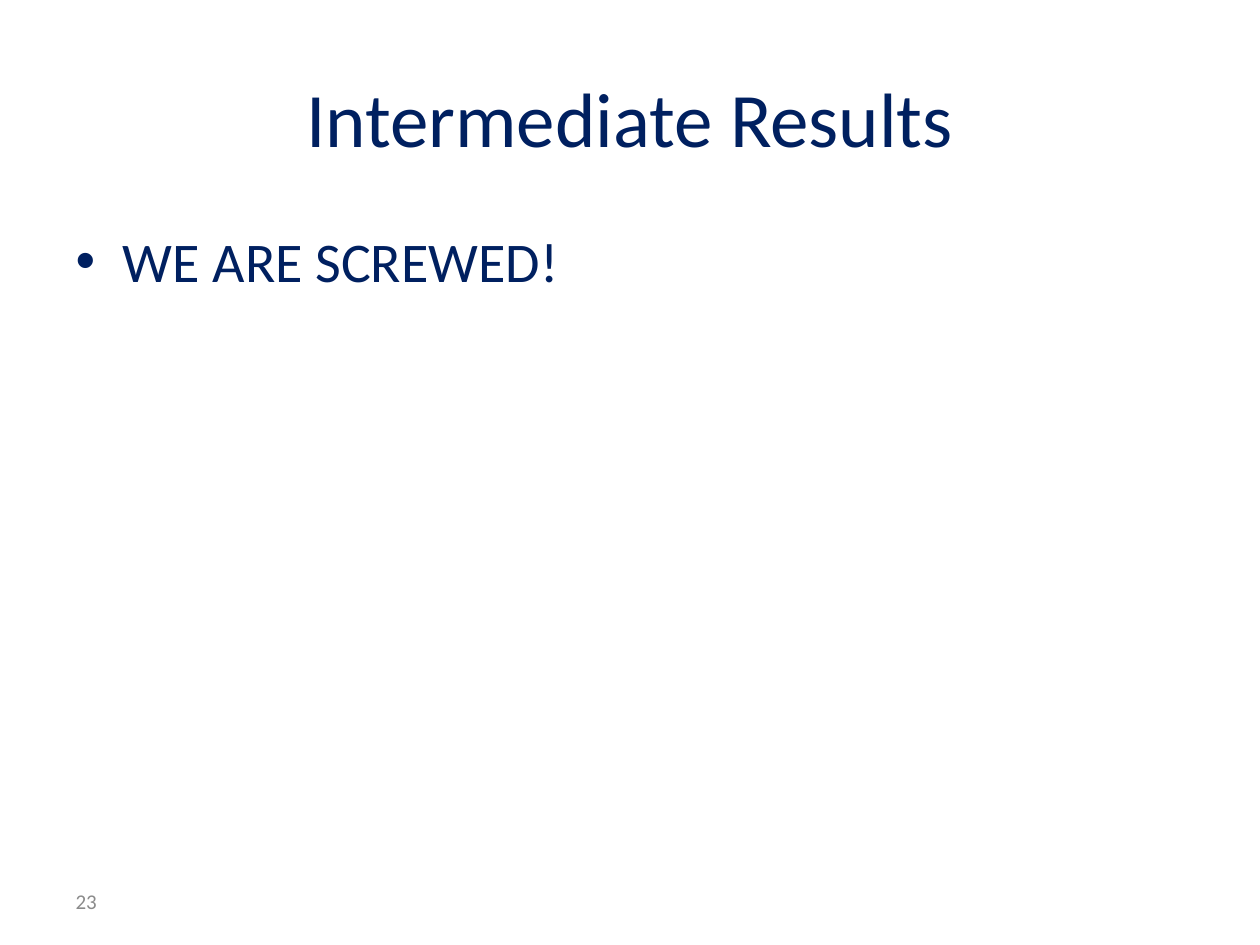
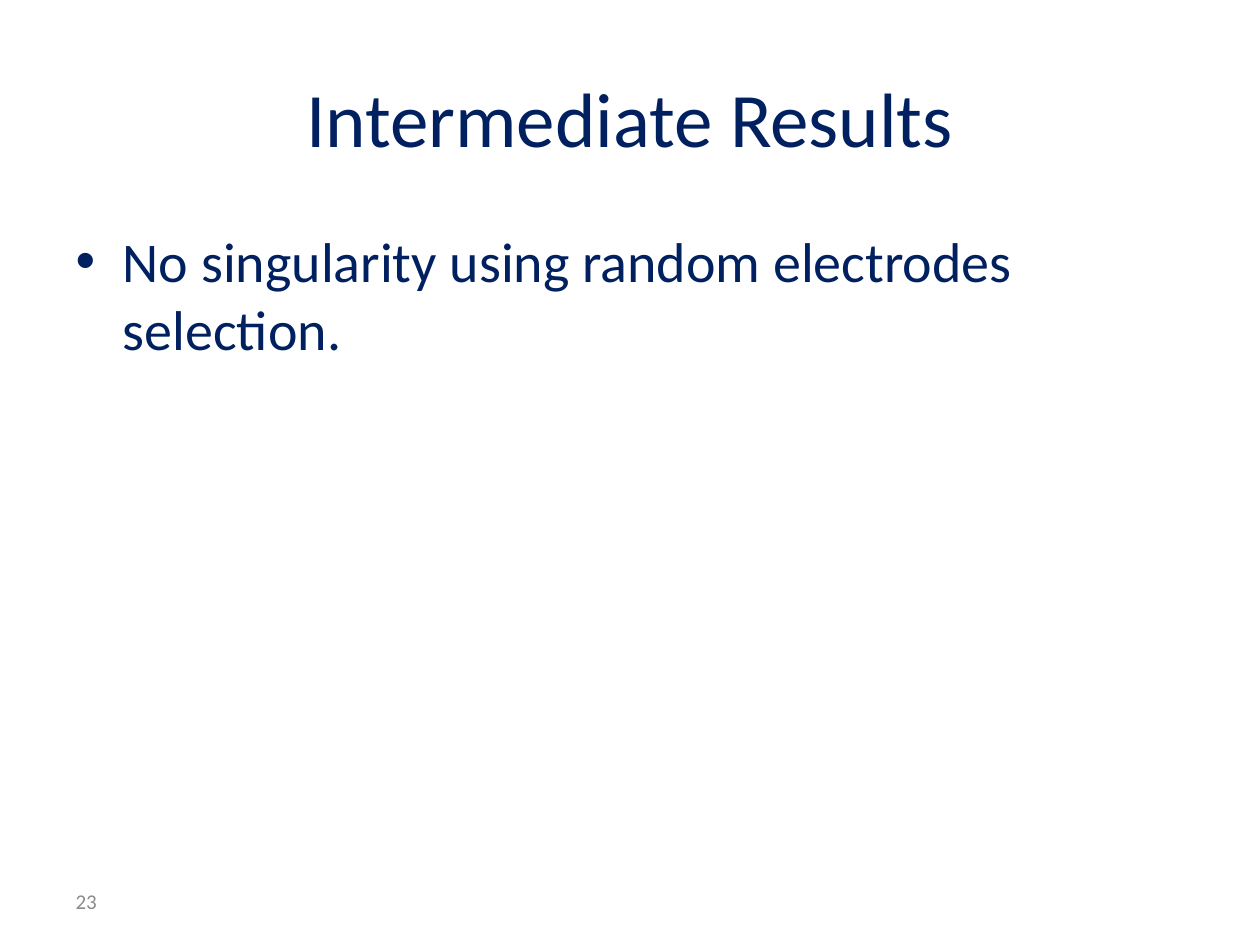
Before and after one commit to reggevlivney/BrainSway, a slide deck: slide 23 of Project_Midterm_Presentation.pptx. Drawn at 1260x945 pixels with LibreOffice and Linux fonts; fonts in the diff are those of the drawing; background and template pictures are left out. Boxes give left, top, right and bottom in pixels: in the first picture for what was removed or moved away, otherwise in the second. Text is boxed around its words. In the diff, an @@ line names an element or a change of style, - is before the commit and + after.

```diff
--- a/Project_Midterm_Presentation.pptx
+++ b/Project_Midterm_Presentation.pptx
@@ text at <box>123,243,1011,351</box>: text changed @@
-• WE ARE SCREWED!
+• No singularity using random electrodes selection.
```
Also in this commit, not shown: 13 other slides changed, 2 slides added, 3 slides removed.
